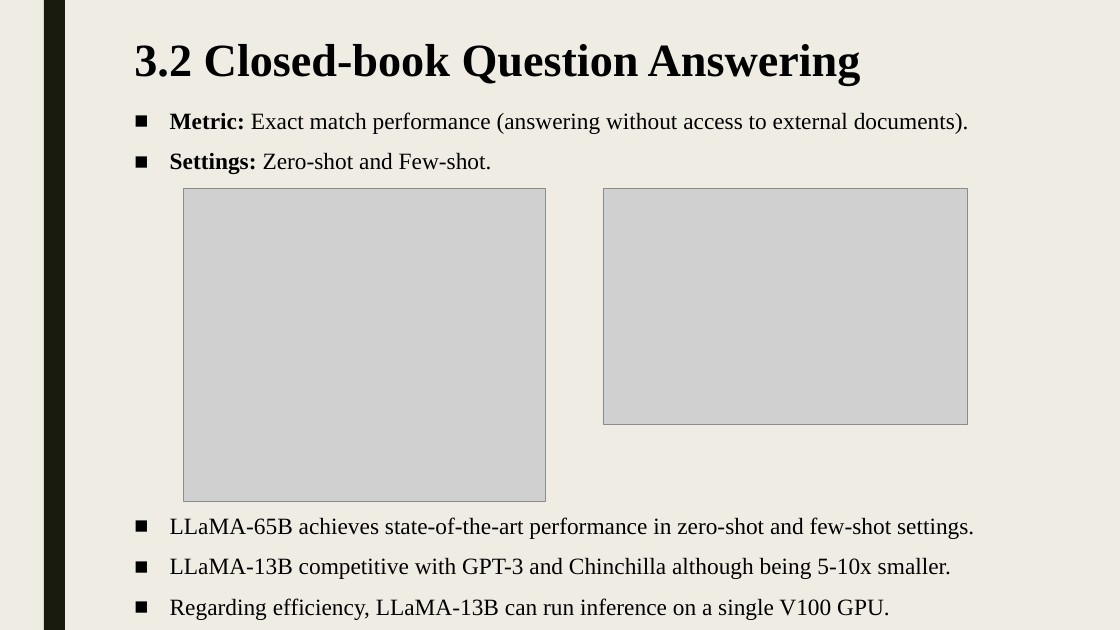
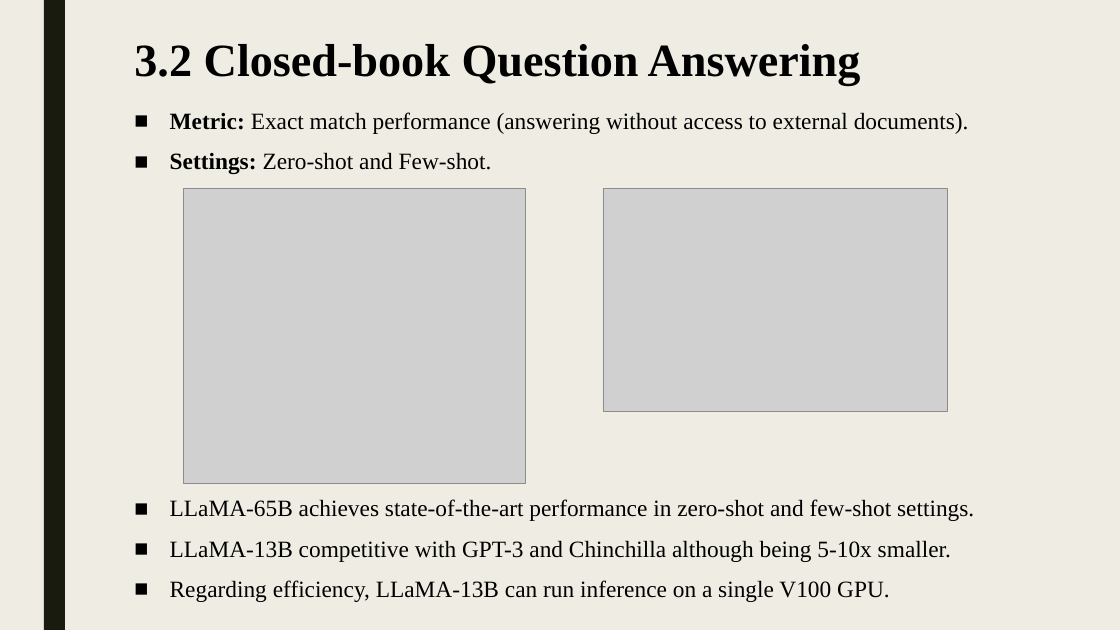
Before and after one commit to shlomi1993/llm-from-scratch, a slide deck: slide 8 of presentation/Lecture Slides.pptx. Drawn at 1120x630 pixels with LibreOffice and Linux fonts; fonts in the diff are those of the drawing; grey boxes stand for pictures. Boxes give left, top, right and bottom in pixels: in the first picture for what was removed or moved away, otherwise in the second. Text is boxed around its words. In the diff, an @@ line names an element or a change of style, - is before the commit and + after.

```diff
--- a/presentation/Lecture Slides.pptx
+++ b/presentation/Lecture Slides.pptx
@@ picture: place and size @@
-picture at (183,189,545,502)
+picture at (183,189,526,484)
@@ picture: place and size @@
-picture at (603,189,968,425)
+picture at (603,189,948,412)
@@ text "LLaMA-65B achieves state-of-the-art performance in ...": place and size @@
-text "LLaMA-65B achieves state-of-the-art performance in ..." at (170,517,974,620)
+text "LLaMA-65B achieves state-of-the-art performance in ..." at (170,499,974,602)
```
Also in this commit, not shown: 2 other slides changed, 1 slide removed, 4 other files.
